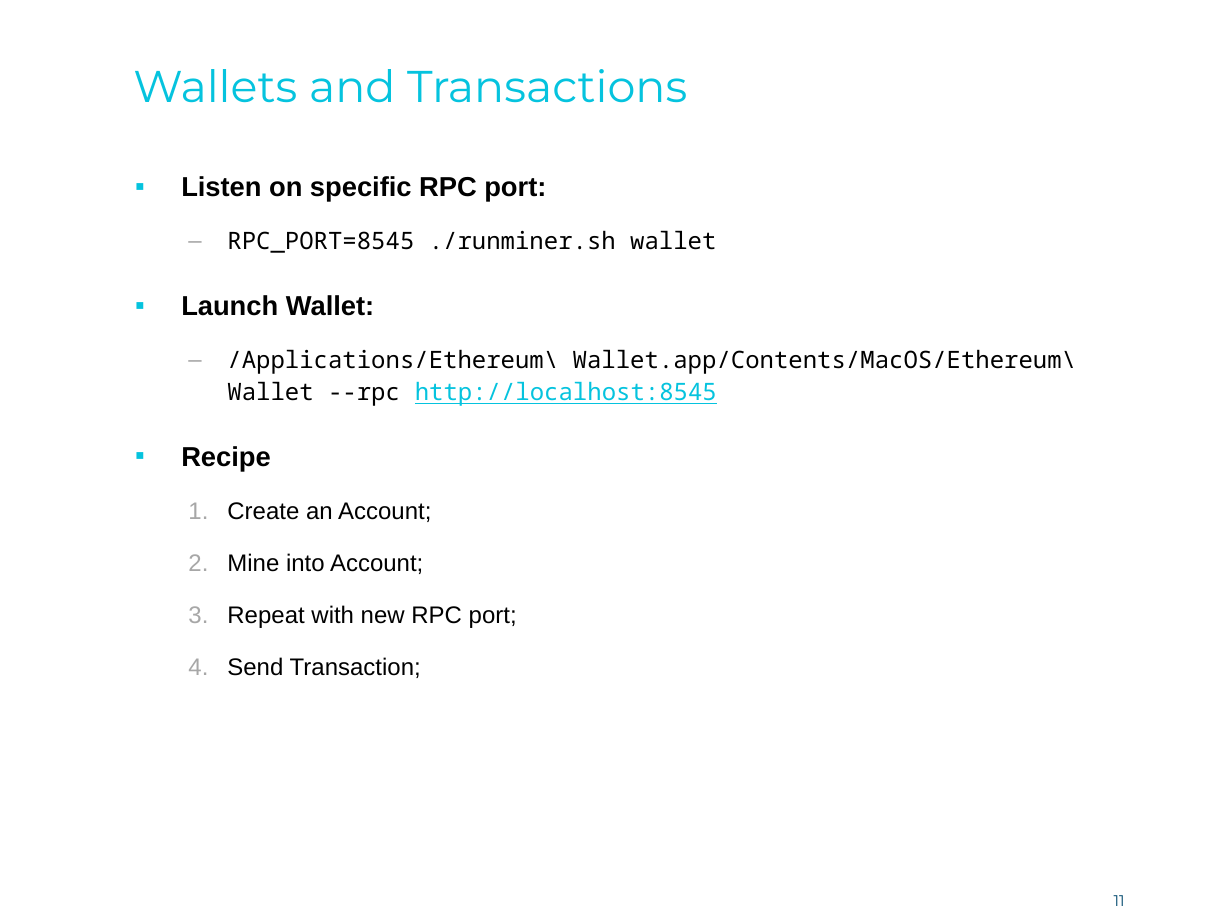
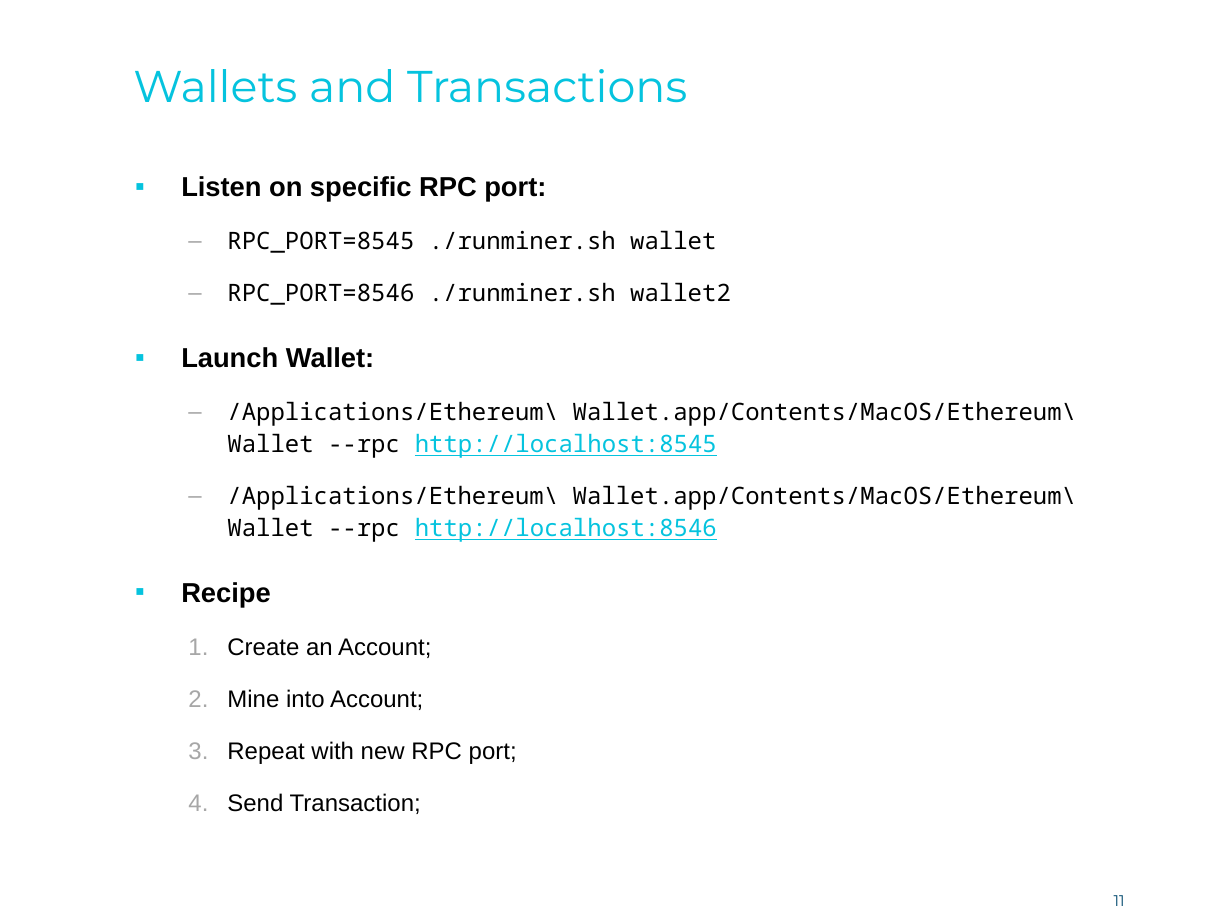
Before and after one commit to immutability-org/ethereum, a slide deck: slide 11 of playground.pptx. Drawn at 1232x924 pixels with LibreOffice and Linux fonts; fonts in the diff are those of the drawing; background and template pictures are left out. Boxes give left, top, right and bottom in pixels: in the first picture for what was removed or moved away, otherwise in the second. Text is boxed around its words. In the diff, an @@ line names an element or a change of style, - is before the commit and + after.

```diff
--- a/playground.pptx
+++ b/playground.pptx
@@ text at bbox=[227, 282, 731, 305]: paragraph added @@
+  – RPC_PORT=8546 ./runminer.sh wallet2
@@ text at bbox=[227, 485, 1076, 542]: paragraph added @@
+  – /Applications/Ethereum\ Wallet.app/Contents/MacOS/Ethereum\ Wallet --rpc http://localhost:8546
```
Also in this commit, not shown: 1 other slide changed.
